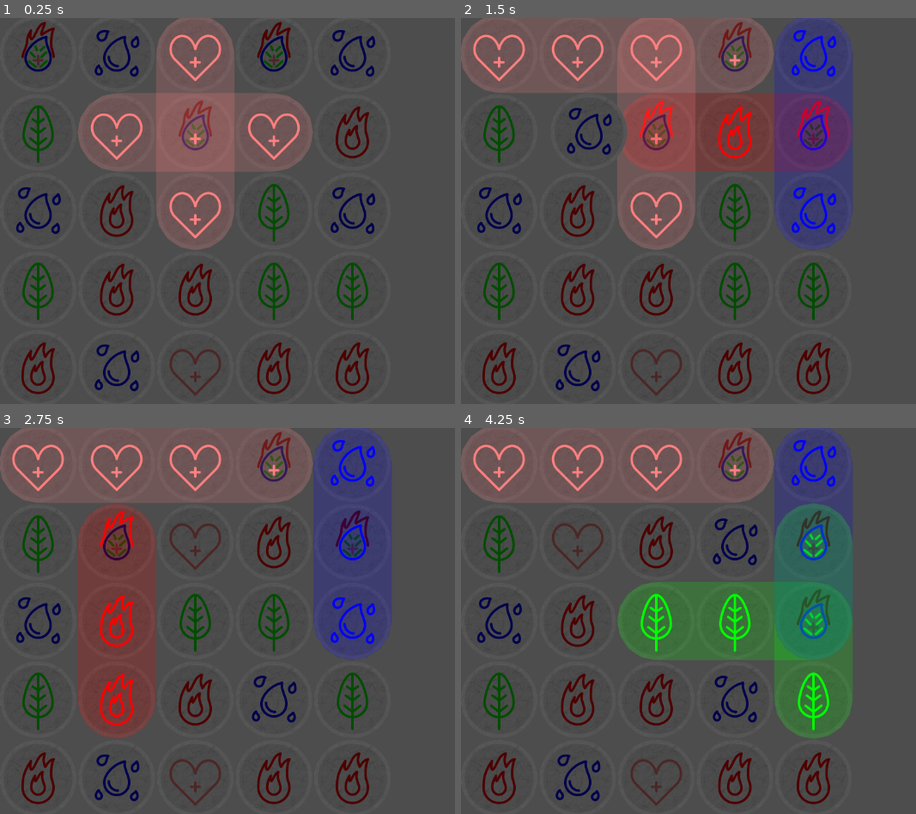
Above: before the commit, frames 1-4 (two rows, left to right).
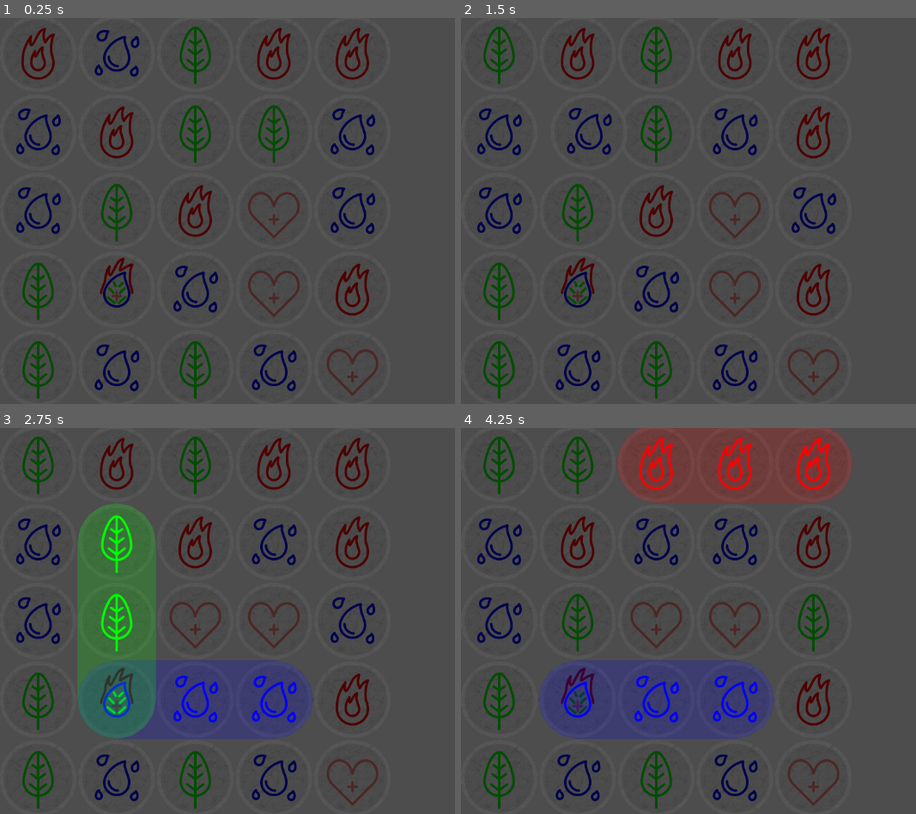
Above: after the commit, the same moments.

Repository: xorblo-doitus/Alygn
Game: Godot game, scene res://board/board.tscn
Same seed, same stepped clock (60 frames per second), same inputs: the game is played once before the commit and once after it.
Inputs (mouse positions are in pixels of both pictures, inside the frame that each line leads up to):
- Up to frame 1 (0.25 s): no input
- Up to frame 2 (1.5 s): tap Enter at 0.5 s; drag from (497, 52) to (870, 126) at 0.52 s; drag from (497, 52) to (770, 288) at 1.27 s
- Up to frame 3 (2.75 s): move the mouse to (36, 462) at 2.02 s; click (36, 462) at 2.17 s
- Up to frame 4 (4.25 s): tap Space at 2.75 s; drag from (579, 462) to (597, 563) at 2.77 s; drag from (579, 462) to (838, 621) at 3.52 s

The runs differ from the first frame. In frame 1, 24% of the frame differs, in the area x 3-84%, y 0-99%; in frame 2, 38%; in frame 3, 44%; in frame 4, 47%, in the area x 0-87%, y 0-99%.

Commit message:
Added generation of grid without alignments

Diff:
--- a/board/grid/grid.gd
+++ b/board/grid/grid.gd
@@ -24,16 +24,11 @@
 
 
 func _ready() -> void:
-	for x in columns:
-		for y in rows:
-			var new_token_sprite: TokenSprite = preload("res://board/grid/token/token_sprite/token_sprite.tscn").instantiate()
-			new_token_sprite.token = Token.new()
-			new_token_sprite.token.randomize_type()
-			new_token_sprite.custom_minimum_size = token_size
-			new_token_sprite.reset_size()
-			new_token_sprite.clicked.connect(_on_token_sprite_clicked.bind(new_token_sprite))
-			new_token_sprite.type_changed.connect(check)
-			add_child(new_token_sprite)
+	_build_sprites()
+
+	var grid: Array[Token] = _generate_grid_without_alignement(Grid._get_default_deck())
+	for index in grid.size():
+		get_token_sprite(index).token = grid[index]
 
 
 func _on_token_sprite_clicked(token_sprite: TokenSprite) -> void:
@@ -75,6 +70,20 @@
 			undrag()
 
 
+func _build_sprites() -> void:
+	for x in columns:
+		for y in rows:
+			var new_token_sprite: TokenSprite = preload("res://board/grid/token/token_sprite/token_sprite.tscn").instantiate()
+			new_token_sprite.token = Token.new()
+			#new_token_sprite.token.randomize_type()
+			new_token_sprite.custom_minimum_size = token_size
+			new_token_sprite.reset_size()
+			new_token_sprite.clicked.connect(_on_token_sprite_clicked.bind(new_token_sprite))
+			new_token_sprite.type_changed.connect(check)
+			add_child(new_token_sprite)
+
+
+
 func drag(token_sprite: TokenSprite) -> void:
 	if _currently_dragged:
 		return
@@ -92,6 +101,18 @@
 	_currently_dragged.dragged = false
 	_currently_dragged.reset_visual_screen_position()
 	_currently_dragged = null
+
+
+func index_to_coord(index: int) -> Vector2i:
+	@warning_ignore("integer_division")
+	return Vector2i(index % columns, index / rows)
+
+
+func coord_to_index(coord: Vector2i) -> int:
+	#if coord.x < 0 or coord.x >= columns or coord.y < 0 or coord.y >= rows:
+		#return -1
+
+	return coord.x + coord.y * columns
 
 
 func get_token_sprite_at(pos: Vector2i) -> TokenSprite:
@@ -205,3 +226,87 @@
 
 func _long_enough(token_line: TokenLine, minimum_lenght: int) -> bool:
 	return token_line.index.size() >= minimum_lenght
+
+
+func _generate_grid_without_alignement(deck: Array[Token], minimum_lenght: int = minimum_token_alignement) -> Array[Token]:
+	var result: Array[Token] = []
+	deck.shuffle()
+
+	for y in rows:
+		for x in columns:
+			var discarded: Array[Token] = []
+			result.append(_pop_deck(deck))
+			while _is_aligned_with_up_left(result, Vector2i(x, y), minimum_lenght):
+				discarded.push_back(result.pop_back())
+				result.append(_pop_deck(deck))
+			deck.append_array(discarded)
+
+	return result
+
+
+func _is_aligned_with_up_left(grid: Array[Token], coord: Vector2i, minimum_lenght: int) -> bool:
+	# Horizontal
+	if coord.x >= minimum_lenght - 1:
+		var type: Token.Type = grid[coord_to_index(Vector2i(coord.x, coord.y))].type
+		for x in range(coord.x - minimum_lenght + 1, coord.x):
+			@warning_ignore("int_as_enum_without_cast")
+			type &= grid[coord_to_index(Vector2i(x, coord.y))].type
+		if type:
+			return true
+
+	# Vertical
+	if coord.y >= minimum_lenght - 1:
+		var type: Token.Type = grid[coord_to_index(Vector2i(coord.x, coord.y))].type
+		for y in range(coord.y - minimum_lenght + 1, coord.y):
+			@warning_ignore("int_as_enum_without_cast")
+			type &= grid[coord_to_index(Vector2i(coord.x, y))].type
+		if type:
+			return true
+
+	return false
+
+#func _is_aligned(grid: Array[Token], coord: Vector2i, minimum_lenght: int) -> bool:
+	## Horizontal
+	#for master_x in range(max(0, coord.x - minimum_lenght + 1), min(columns - minimum_lenght, coord.x + 1)):
+		#var type: Token.Type = grid[coord_to_index(Vector2i(master_x, coord.y))].type
+		#for x in range(master_x + 1, master_x + minimum_lenght):
+			#type &= grid[coord_to_index(Vector2i(x, coord.y))].type
+		#if type:
+			#return true
+	#
+	## Vertical
+	#for master_y in range(max(0, coord.y - minimum_lenght + 1), min(rows - minimum_lenght, coord.y + 1)):
+		#var type: Token.Type = grid[coord_to_index(Vector2i(coord.x, master_y))].type
+		#for y in range(master_y + 1, master_y + minimum_lenght):
+			#type &= grid[coord_to_index(Vector2i(coord.x, y))].type
+		#if type:
+			#return true
+	#
+	#return false
+
+
+func _pop_deck(deck: Array[Token]) -> Token:
+	if deck:
+		return deck.pop_back()
+	#elif discarded:
+		#deck.append_array(discarded)
+		#discarded.clear()
+		#return deck.pop_back()
+	else:
+		return Token.new()
+
+
+static func _get_default_deck() -> Array[Token]:
+	var result: Array[Token] = []
+
+	for __ in 10:
+		result.push_back(Token.new(Token.Type.PLANT))
+		result.push_back(Token.new(Token.Type.WATER))
+		result.push_back(Token.new(Token.Type.FIRE))
+
+	for __ in 4:
+		result.push_back(Token.new(Token.Type.HEAL))
+
+	result.push_back(Token.new(Token.Type.ANY))
+
+	return result
